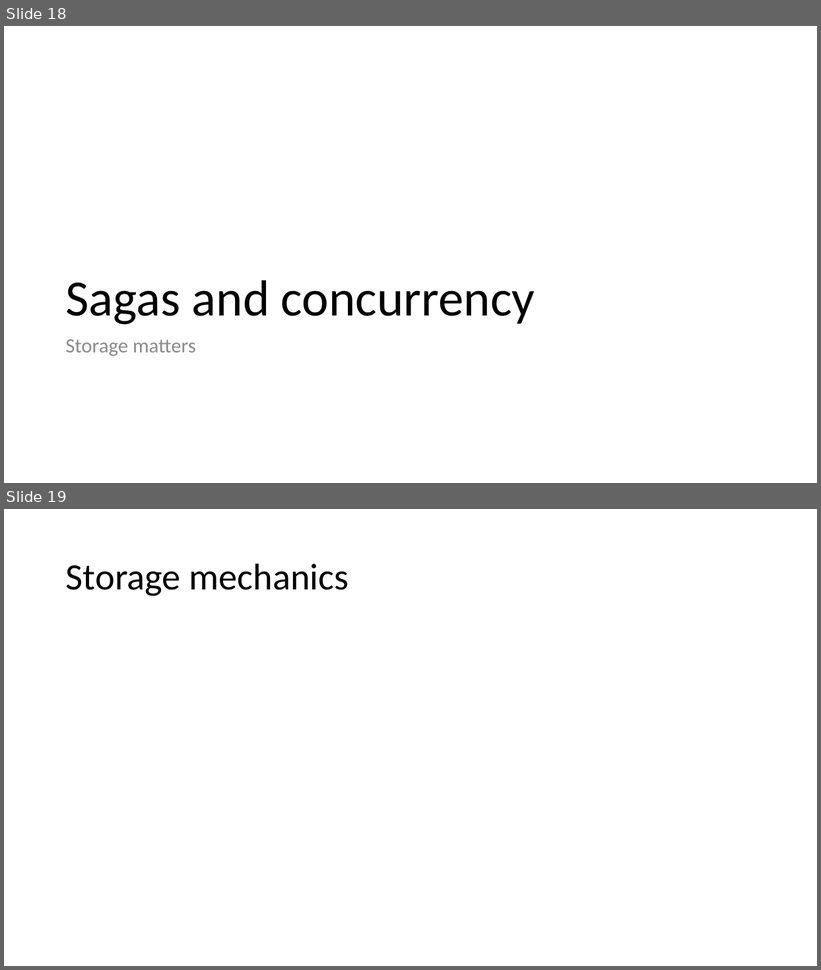
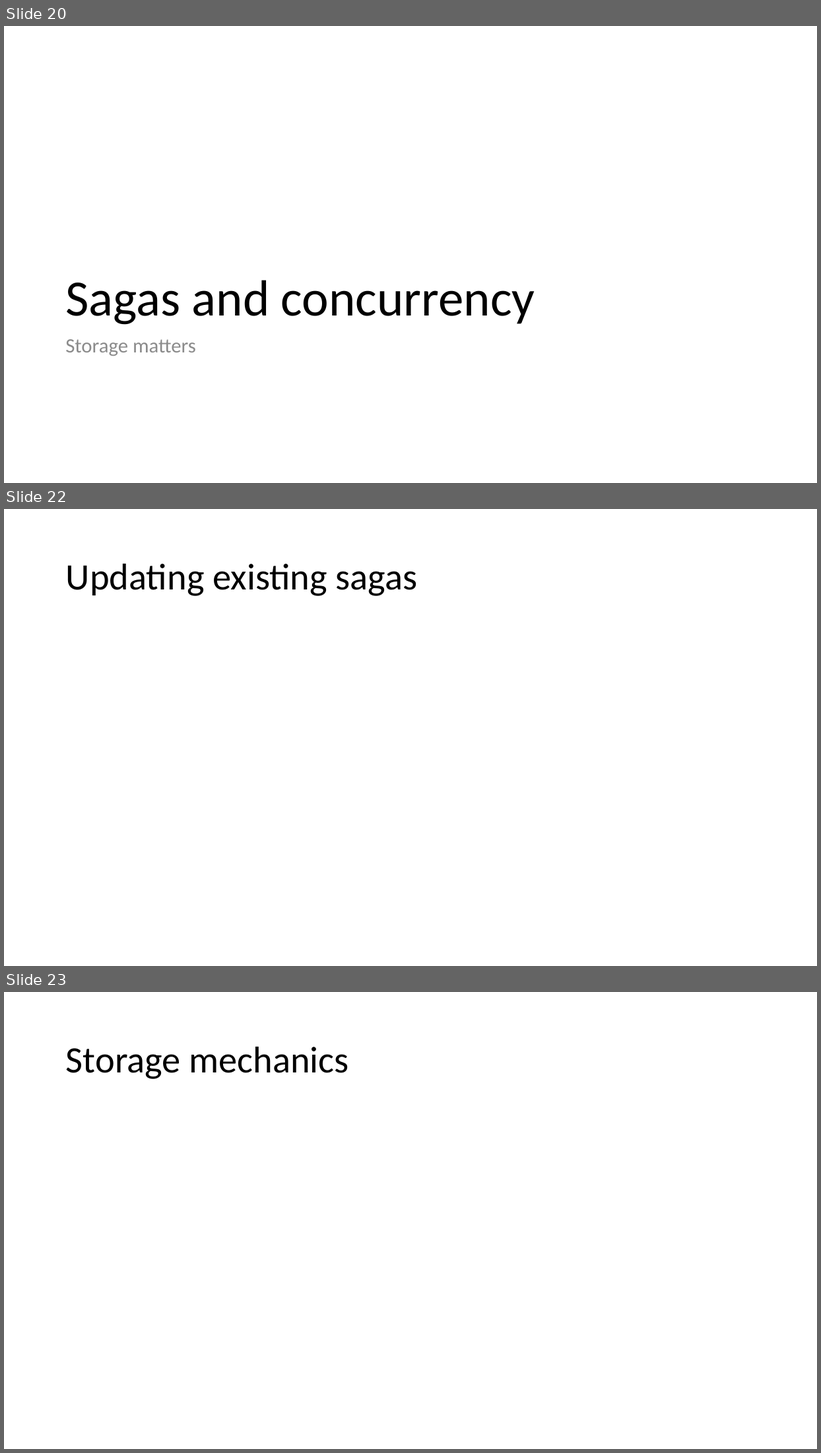
Before and after one commit to Particular/SagaMasterClass, a slide deck: SagaMasterClass.pptx. Shown one above the other, each under a label of ours: slides 18 and 19 before the commit, slides 20, 22 and 23 after it; the slides between them are not shown. The pictures are 821x970 and 821x1453 pixels, drawn with LibreOffice and Linux fonts; fonts in the diff are those of the drawing. Boxes give left, top, right and bottom in pixels: in the first picture for what was removed or moved away, otherwise in the second. Text is boxed around its words. In the diff, an @@ line names an element or a change of style, - is before the commit and + after.

```diff
--- a/SagaMasterClass.pptx
+++ b/SagaMasterClass.pptx
@@ slide 22 added at bbox=[4, 509, 817, 966], background #FFFFFF @@
@@ title added at bbox=[66, 563, 418, 596], 44 pt, text #000000 @@
+Updating existing sagas
@@ what was slide 18 is now slide 20 @@
@@ what was slide 19 is now slide 23 @@
```
Also in this commit, not shown: 3 other slides added, 13 other files.
